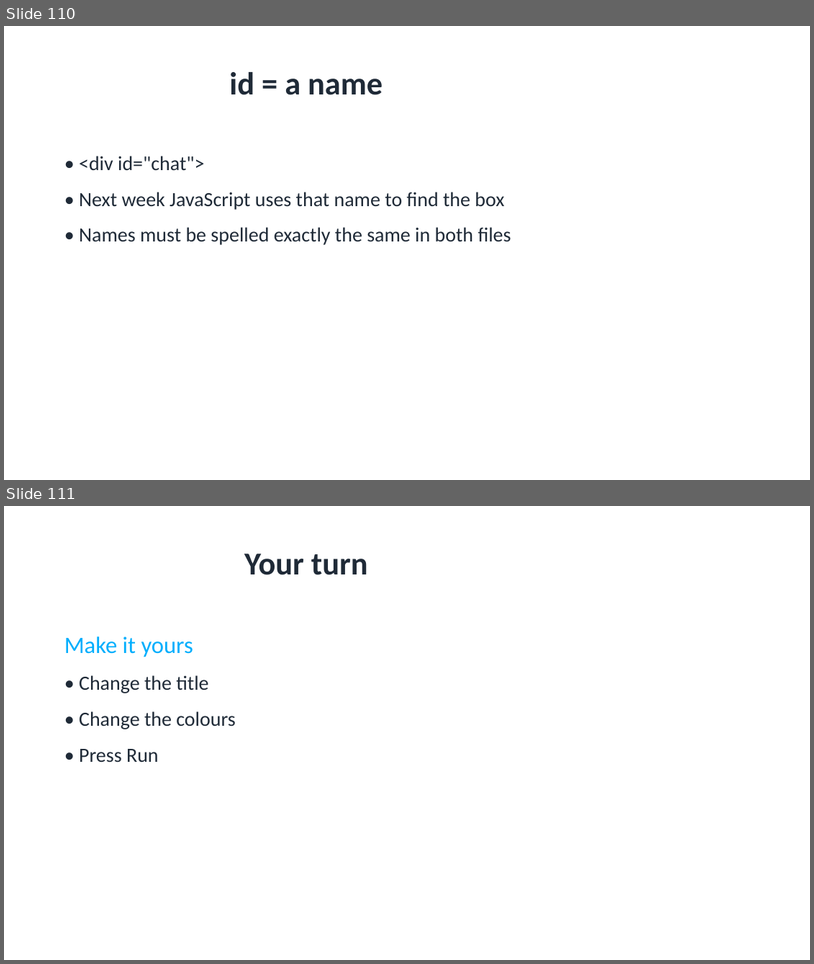
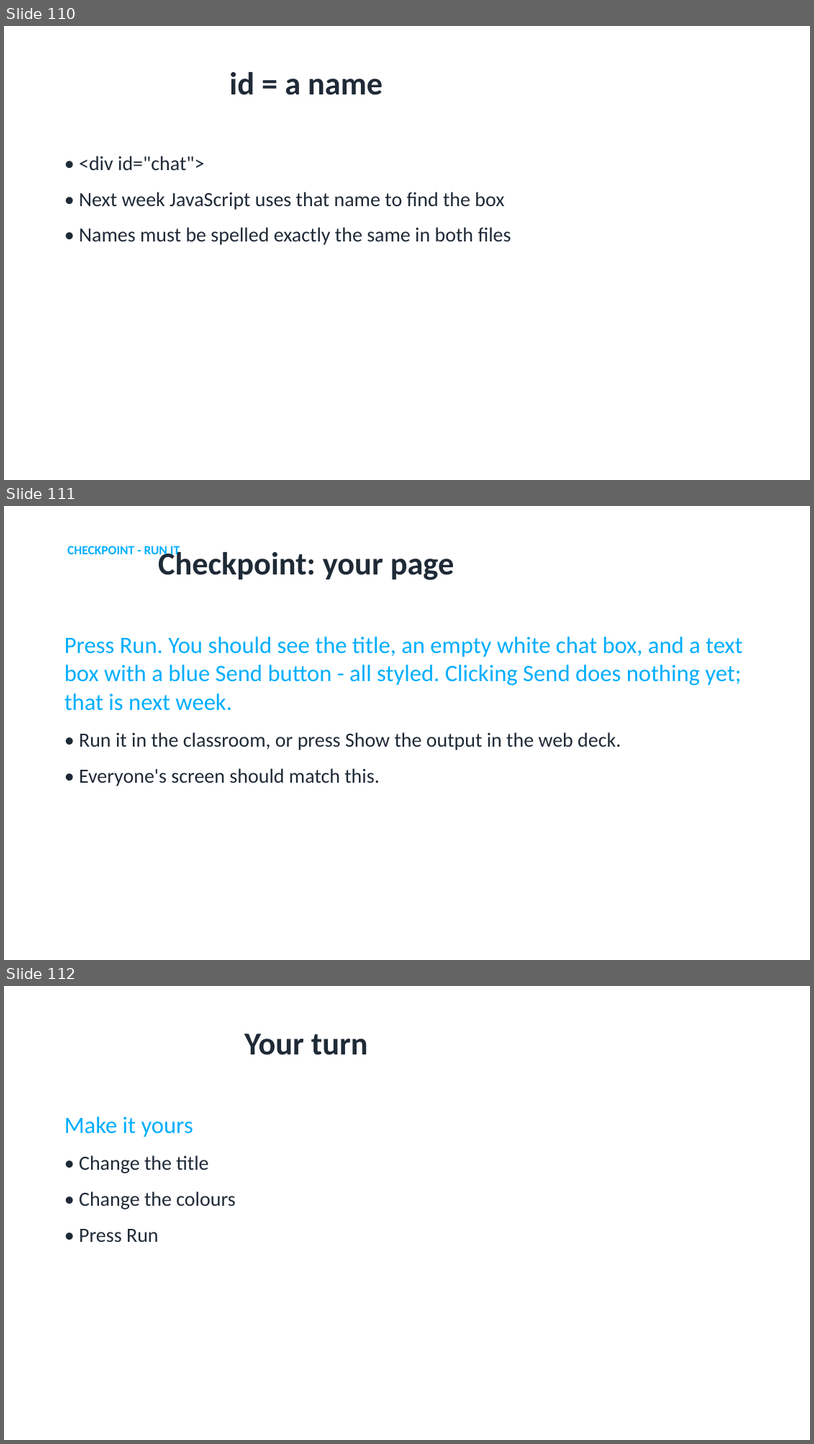
Before and after one commit to utgapps/utgapps.github.io, a slide deck: ai101/slides/week-01.pptx. Shown one above the other, each under a label of ours: slides 110 and 111 before the commit, slides 110, 111 and 112 after it. The pictures are 814x964 and 814x1444 pixels, drawn with LibreOffice and Linux fonts; fonts in the diff are those of the drawing. Boxes give left, top, right and bottom in pixels: in the first picture for what was removed or moved away, otherwise in the second. Text is boxed around its words. In the diff, an @@ line names an element or a change of style, - is before the commit and + after.

```diff
--- a/ai101/slides/week-01.pptx
+++ b/ai101/slides/week-01.pptx
@@ slide 111 added at <box>4,506,810,960</box>, background #FFFFFF @@
@@ text added at <box>67,544,180,558</box>, 15 pt, text #01AEFD, bold @@
+CHECKPOINT - RUN IT
@@ title added at <box>158,548,455,580</box>, 38 pt, text #1F2A37, bold @@
+Checkpoint: your page
@@ text added at <box>64,636,743,786</box>, 28 pt, text #01AEFD @@
+Press Run. You should see the title, an empty white chat box, and a text box with a blue Send button - all styled. Clicking Send does nothing yet; that is next week.
+• Run it in the classroom, or press Show the output in the web deck.
+• Everyone's screen should match this.
@@ what was slide 111 is now slide 112 @@
```
Also in this commit, not shown: 31 other files.
